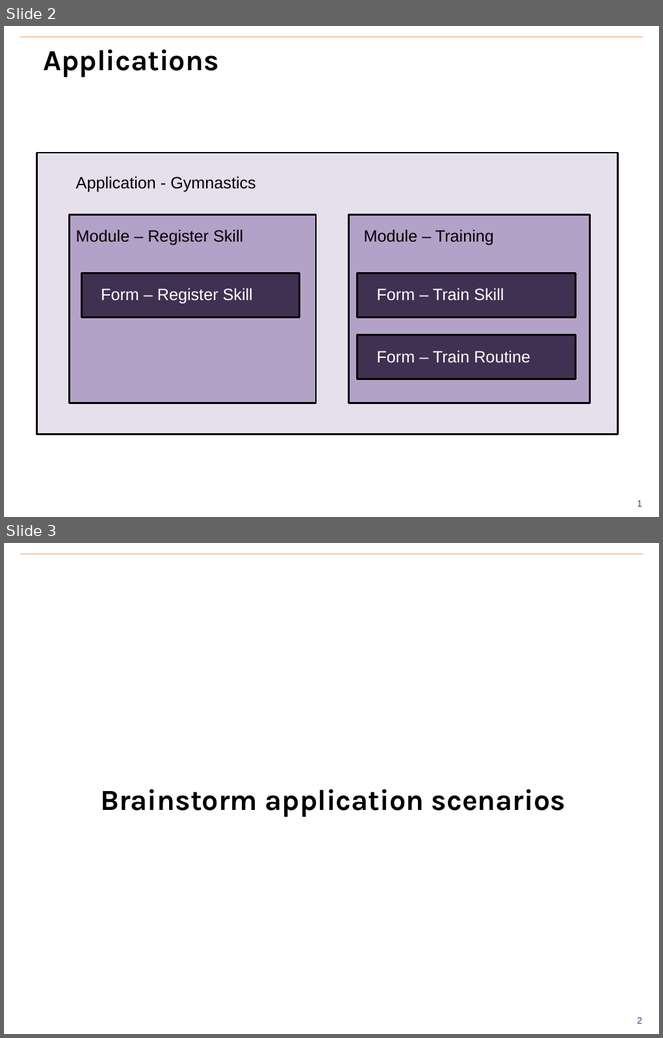
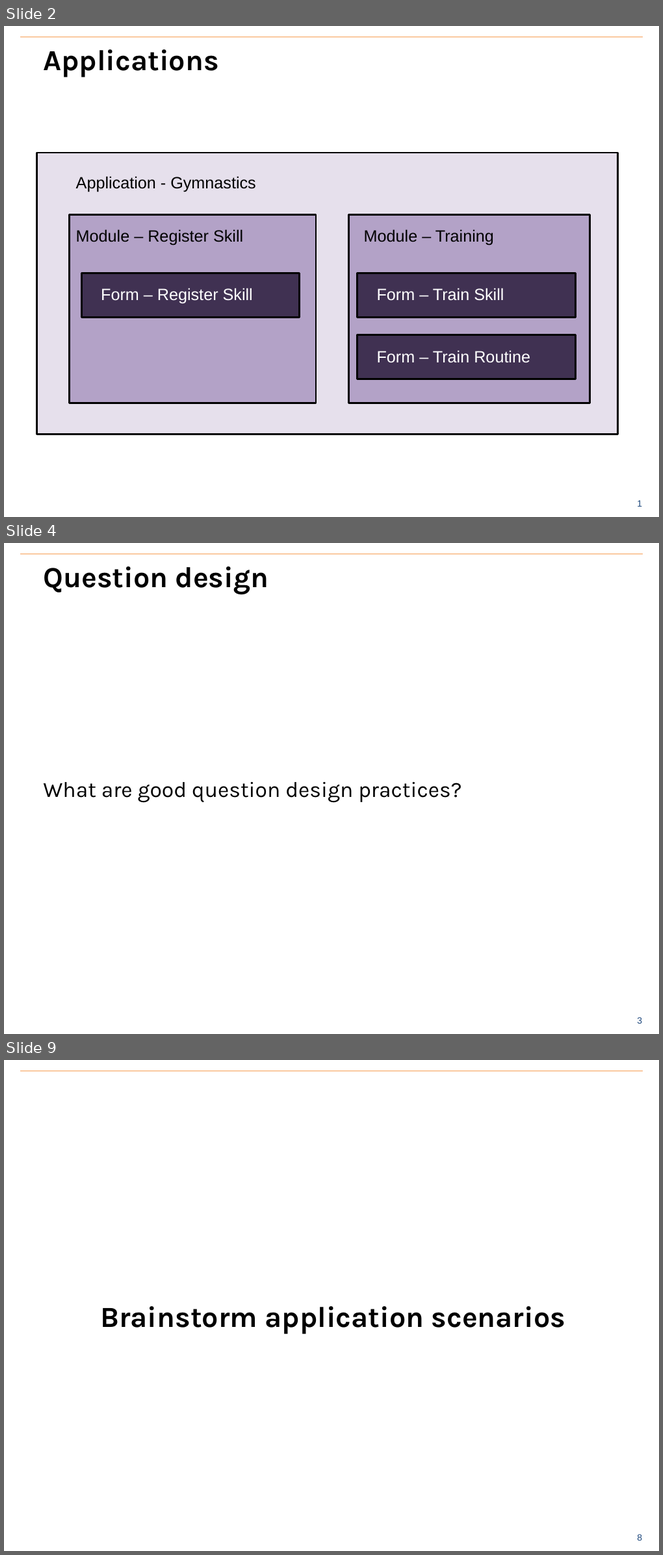
Before and after one commit to benrudolph/exi-training, a slide deck: ApplicationDesign/application_design.pptx. Shown one above the other, each under a label of ours: slides 2 and 3 before the commit, slides 2, 4 and 9 after it; the slides between them are not shown. The pictures are 663x1038 and 663x1555 pixels, drawn with LibreOffice and Linux fonts; fonts in the diff are those of the drawing; background and template pictures are left out. Boxes give left, top, right and bottom in pixels: in the first picture for what was removed or moved away, otherwise in the second. Text is boxed around its words. In the diff, an @@ line names an element or a change of style, - is before the commit and + after.

Commit message:
Application Design additions

```diff
--- a/ApplicationDesign/application_design.pptx
+++ b/ApplicationDesign/application_design.pptx
@@ slide 4 added at bbox=[4, 543, 659, 1034], background #FFFFFF; not listed: 2 template elements that a slide beside it also shows @@
@@ title added at bbox=[43, 566, 269, 594], 32 pt, text #000000, bold @@
+Question design
@@ text added at bbox=[43, 782, 462, 803], 24 pt, text #000000 @@
+What are good question design practices?
@@ what was slide 3 is now slide 9 @@
@@ page number at bbox=[637, 1534, 642, 1541]: text changed @@
-2
+8
```
Also in this commit, not shown: 5 other slides added, 1 other file.
